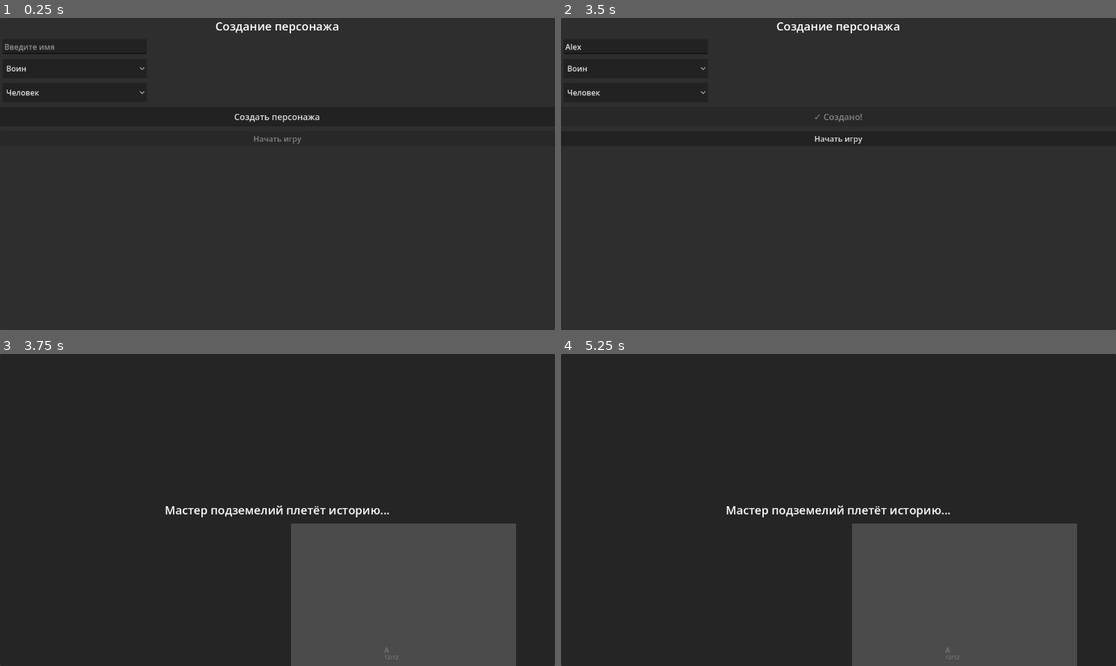
Above: before the commit, frames 1-4 (two rows, left to right).
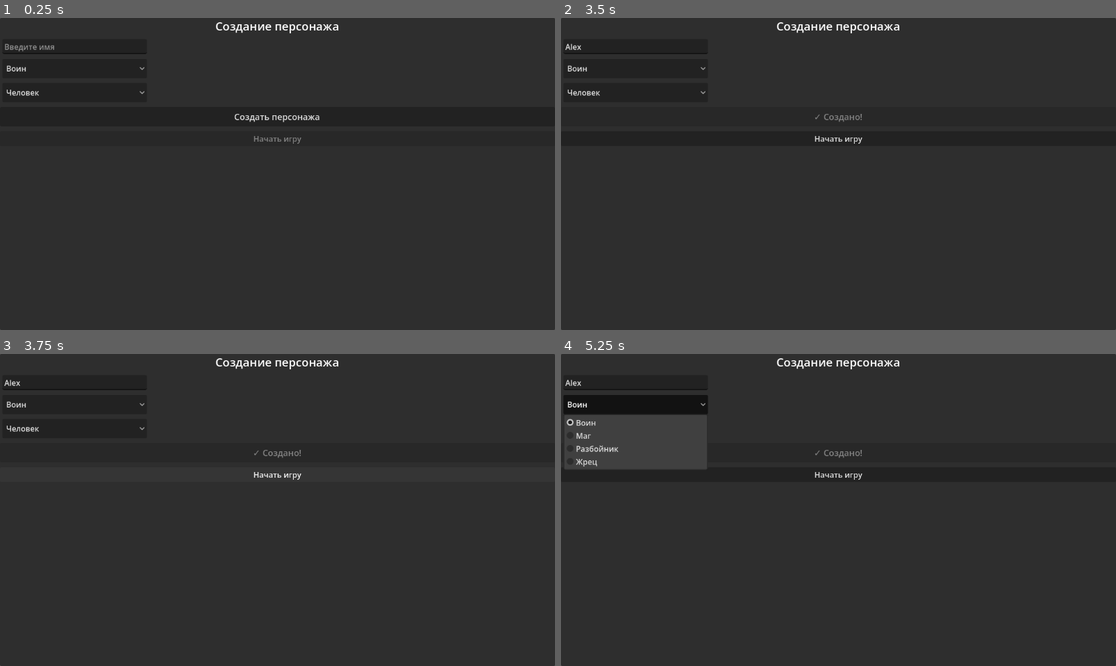
Above: after the commit, the same moments.

Repository: Deniseks239/tactical-rpg-ai-v-2
Game: Godot game, scene res://scenes/character_creator.tscn
The game is run twice, just before and just after one commit, with the same random seed, the same clock (stepped at 60 frames per second) and the same inputs.
Inputs (mouse positions are in pixels of both pictures, inside the frame that each line leads up to):
- Up to frame 1 (0.25 s): no input
- Up to frame 2 (3.5 s): click (633, 46) at 0.52 s; type "Alex" at 0.6 s; click "Воин" at 1.25 s; click "Человек" at 2 s; click "Создать персонажа" at 2.75 s
- Up to frame 3 (3.75 s): click "Начать игру" at 3.5 s
- Up to frame 4 (5.25 s): click (838, 475) at 4.25 s, where only the run after the commit has a clickable "Начать игру"; click (633, 403) at 5 s, where only the run after the commit has a clickable "Воин"

Frames 1-2 are identical in both runs. In frame 3, 20% of the frame differs, in the area x 0-93%, y 1-100%; in frame 4, 24%.
Error after the commit: Parse Error: Could not find type "AIClientNobodyWho" in the current scope. (res://scripts/game/game_controller.gd:9)

Commit message:
Update game_controller.gd

Diff:
--- a/scripts/game/game_controller.gd
+++ b/scripts/game/game_controller.gd
@@ -6,7 +6,7 @@
 var grid_state: GridState
 var combat_state: CombatState
 var game_state: GameState
-var ai_client: AIClientOllama
+var ai_client: AIClientNobodyWho
 var is_waiting_for_ai: bool = false
 var pending_action: String = ""
 var game_over: bool = false
@@ -43,7 +43,7 @@
 	combat_state.current_turn_index = 0
 
 	# AI клиент
-	ai_client = AIClientOllama.new()
+	ai_client = AIClientNobodyWho.new()
 	add_child(ai_client)
 	ai_client.model_name = "dnd-master-nothink"
 	ai_client.response_received.connect(_on_ai_response)
